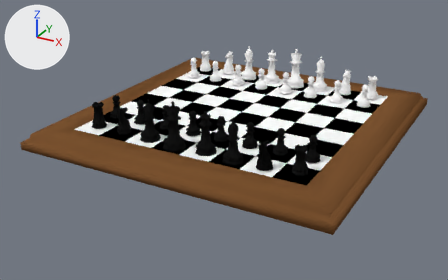
A saved change to the Blender file Debug/Datensatz/chess/chess.blend.
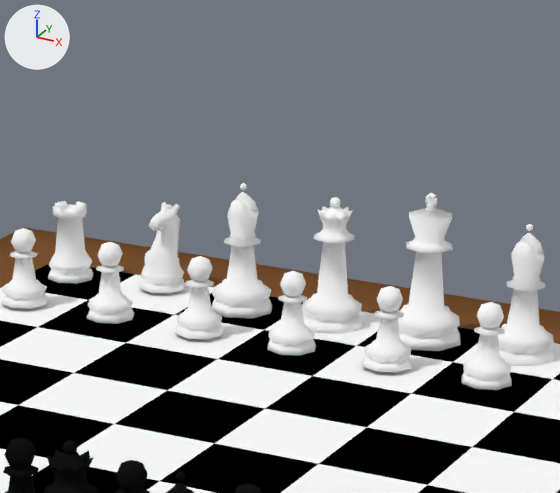
The first picture shows the older version from a 50 mm camera at (-4.11, 5.42, 4.16) aimed at (-6.36, 9.52, 2.11). The close-ups show both versions on the part from 42% to 73% of the width and 0% to 44% of the height of that picture; other places that the commit changed are outside them. Lighting does not change. The marker at upper left points along +X, +Y and +Z.

Objects in the first close-up: 'Bishop', 'Bishop_2', 'ChessBoardBlack', 'ChessBoardWhite', 'Chessboard_Surround', 'King', 'Knight', 'LPRook', 'Queen', 'White_Pawn_002', 'White_Pawn_003', 'White_Pawn_004'.
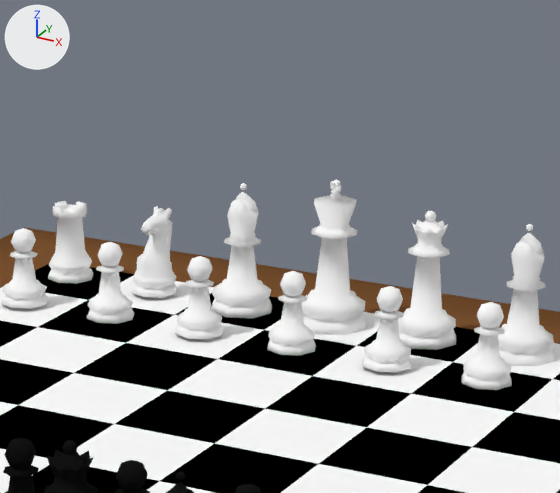
Location of each change, (x1, y1, x2, y2) in pixels of the close-ups (560 x 493 px):
'King', moved
    before: (398, 192, 460, 351)
    after: (301, 179, 367, 335)
'Queen', moved
    before: (302, 197, 363, 334)
    after: (398, 211, 456, 350)
'Knight', moved
    before: (139, 202, 185, 293)
    after: (131, 206, 178, 298)

Patch to the scene script:
```diff
--- a/Debug/Datensatz/chess/chess.blend.py
+++ b/Debug/Datensatz/chess/chess.blend.py
@@ ob_knight @@
 ob_knight.parent = ob_knights
-ob_knight.location = (0.0, 0.0, 0.0)
+ob_knight.location = (0.0, -0.04, 0.0)
@@ ob_queen @@
 ob_queen.parent = ob_white_pieces
-ob_queen.location = (0.0, 0.0, 0.0)
+ob_queen.location = (0.24, 0.0, 0.0)
@@ ob_king @@
 ob_king.parent = ob_white_pieces
-ob_king.location = (0.0, 0.0, 0.0)
+ob_king.location = (-0.24, 0.0, 0.0)
```
